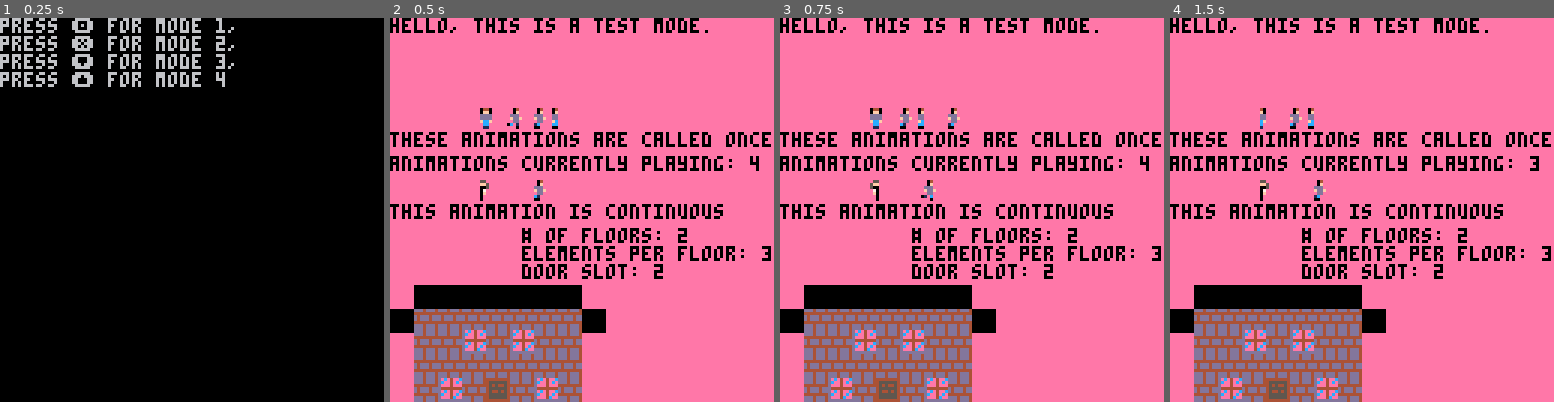
Above: before the commit, frames 1-4 (left to right).
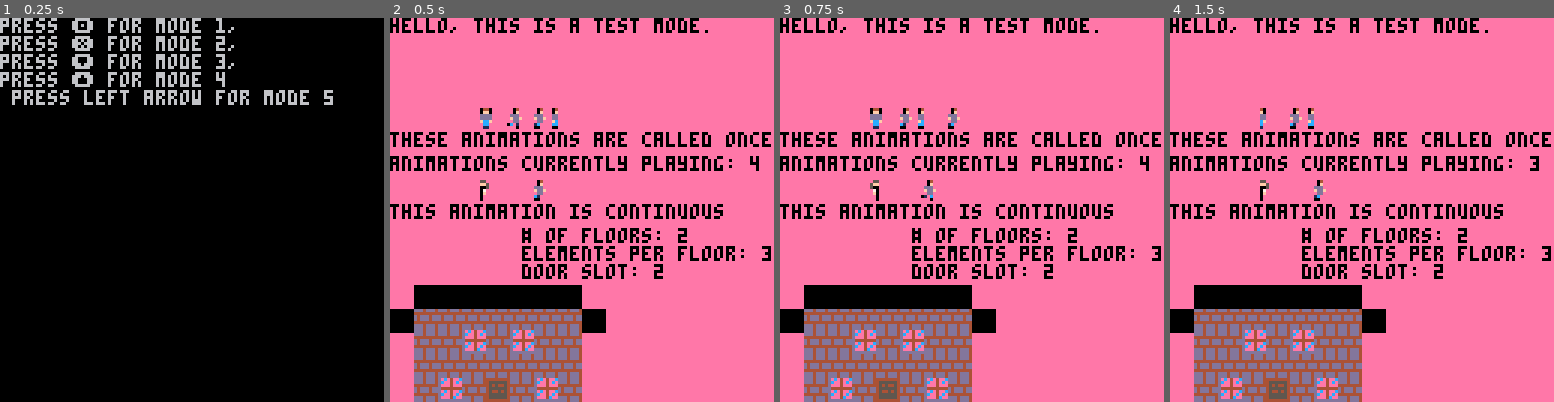
Above: after the commit, the same moments.

Repository: llopez020/Anxiety-at-its-Finest
Game: PICO-8 cartridge base.p8
The game is run twice, just before and just after one commit, with the same random seed, the same clock (stepped at 60 frames per second) and the same inputs.
Inputs:
- Up to frame 1 (0.25 s): no input
- Up to frame 2 (0.5 s): tap X (X key) at 0.33 s
- Up to frame 3 (0.75 s): tap O (Z key) at 0.7 s
- Up to frame 4 (1.5 s): tap X (X key) at 1.07 s

The runs differ from the first frame. In frame 1, 1.3% of the frame differs, in the area x 3-87%, y 18-23%; in frame 2, nothing differs; in frame 3, nothing differs; in frame 4, nothing differs.

Commit message:
basic anexity bar
Basic Aenxity bar and extra mode

Diff:
--- a/base.p8
+++ b/base.p8
@@ -1,5 +1,5 @@
 pico-8 cartridge // http://www.pico-8.com
-version 39
+version 41
 __lua__
 -- init - called on run`
 function _init()
@@ -97,6 +97,7 @@
 if mode=="test2" then testmode2() end -- anim test
 if mode=="test3" then testmode3() end -- Gravity with landing particles
 if mode=="text" then textmode() end -- text box test
+if mode == "test4" then test4() end
 
 end
 -->8
@@ -391,12 +392,13 @@
 
 cls()
 
-print"press 🅾️ for mode 1,\npress ❎ for mode 2, \npress ⬇️ for mode 3,\npress ⬆️ for mode 4"
+print"press 🅾️ for mode 1,\npress ❎ for mode 2, \npress ⬇️ for mode 3,\npress ⬆️ for mode 4 \n press left arrow for mode 5"
 
 if btn(4) then mode = "test" end
 if btn(5) then mode = "test2" end
 if btn(3) then mode = "test3" end -- Mode 3 for testing
 if btn(2) then mode = "text" end
+if btn(0) then mode = "test4" end
 
 end
 
@@ -528,6 +530,105 @@
 if btn(3) then player.y=player.y+spd checkallcol(player,1) mapy+=.125*spd end
 
 end ---- END MODE 3
+
+
+-->8
+-- Mode 4 anexity bat
+
+function test4()
+cls(12)
+
+local movement_bar = 255
+local empty_bar = 242
+local left_bar = 240
+local right_bar = 245
+local seconds = 2 -- change this to change the speed of the bar
+
+spr(left_bar, 0 ,112) -- inital bar
+spr(empty_bar, 8 ,112) -- empty bar
+spr(empty_bar, 16 ,112) -- empty bar
+spr(empty_bar, 24 ,112) -- empty bar
+spr(right_bar, 32 ,112) -- end bar
+
+
+	gentime = time()
+	print(gentime)
+
+	if gentime > 1 and gentime < 2 then
+		spr(movement_bar, 8 , 112)
+		if btn(5) then
+			bad_hit()
+		end
+	end
+	if gentime > 2  and gentime < 3 then
+		spr(movement_bar, 16 , 112)
+		if btn(5) then
+			bad_hit()
+		end
+	end
+
+	if gentime > 3 and gentime < 4 then
+		spr(movement_bar, 24 , 112)
+		if btn(5) then
+			bad_hit()
+		end
+	end
+
+	if gentime > 4 and gentime < 5 then
+		spr(movement_bar, 32 , 112)
+		if btn(5) then
+			correct_hit()
+		end
+	end
+
+	if gentime > 5  and gentime < 6 then
+		spr(movement_bar, 24 , 112)
+		if btn(5) then
+			bad_hit()
+		end
+	end
+
+	if gentime > 6  and gentime < 7 then
+		spr(movement_bar, 16 , 112)
+		if btn(5) then
+			bad_hit()
+		end
+	end
+
+	if gentime > 7  and gentime < 8 then
+		spr(movement_bar, 8 , 112)
+		if btn(5) then
+			bad_hit()
+		end
+	end
+
+	if gentime > 8  and gentime < 9 then
+		spr(movement_bar, 0 , 112)
+		if btn(5) then
+			correct_hit()
+		end
+	end
+
+
+
+	function correct_hit()
+
+		cls(3)
+		print("Good")
+
+	end
+
+	function bad_hit()
+
+		cls(8)
+		print("Bad")
+
+
+	end
+
+
+end
+
 
 
 -->8
@@ -708,9 +809,9 @@
 666666666666666666666666666666666666666666666666dc6646c666666666666666666666666666666666660dd06660dddd0660dddd0660dddd0666666666
 666666666666666666666666666666666666666666666666d66646666666666666666666666666666660066660dccd060dccccd00dccccd00dccccd066666666
 555555555555555555555555555555555555555555555555d4444444666666666666666666000066660dd06660dccd060dccccd00dccccd00dccccd066666666
-588888885666666666666666888888886666666588888885d6c6466c666666666000000660dddd0660dddd06660cc06660dccd0660dddd060dccccd066666666
-588888885666666666666666888888886666666588888885dc6646c66600006600dddd000ddccdd00ddccdd060dccd06660dd0666600006660dddd0666666666
-588888885666666666666666888888886666666588888885d6664c6660dddd060ddccdd00dccccd00dccccd00dccccd060dccd06666666666600006666666666
+588888885666666666666666888888886666666588888885d6c6466c666666666000000660dddd0660dddd06660cc06660dccd0660dddd060dccccd022222222
+588888885666666666666666888888886666666588888885dc6646c66600006600dddd000ddccdd00ddccdd060dccd06660dd0666600006660dddd0622222222
+588888885666666666666666888888886666666588888885d6664c6660dddd060ddccdd00dccccd00dccccd00dccccd060dccd06666666666600006622222222
 555555555555555555555555555555555555555555555555dddddddd0dccccd00dccccd00dccccd00dccccd00dccccd00dccccd00dddddd06666666666666666
 __map__
 0000000000000000000000000000000000000000000000000000000000000000000000003e3f3e3e00000000000000000000000e00000000000000000000000000000000000000000000000000000000000000000000000000000000000000000000000000000000000000000000000000000000000000000000000000000000
